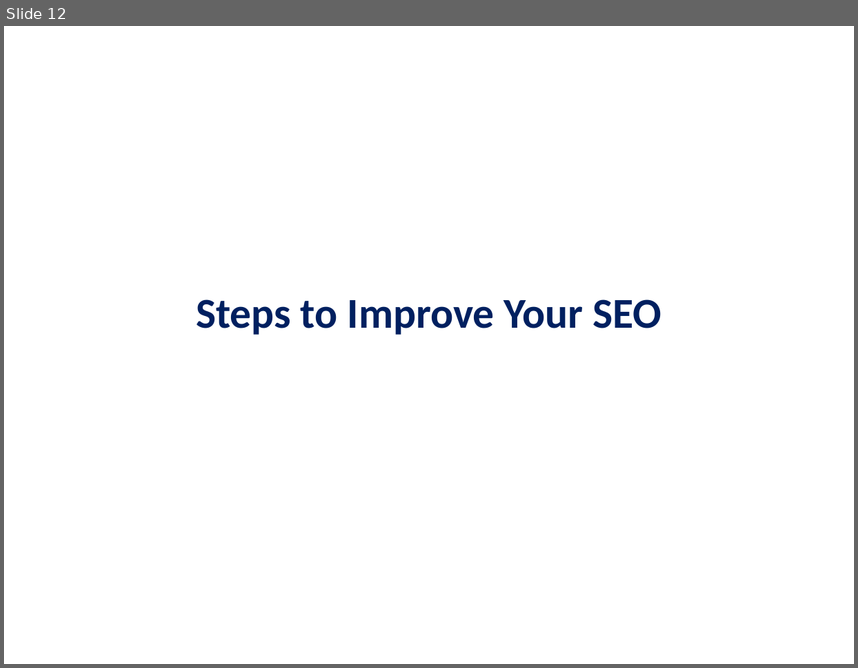
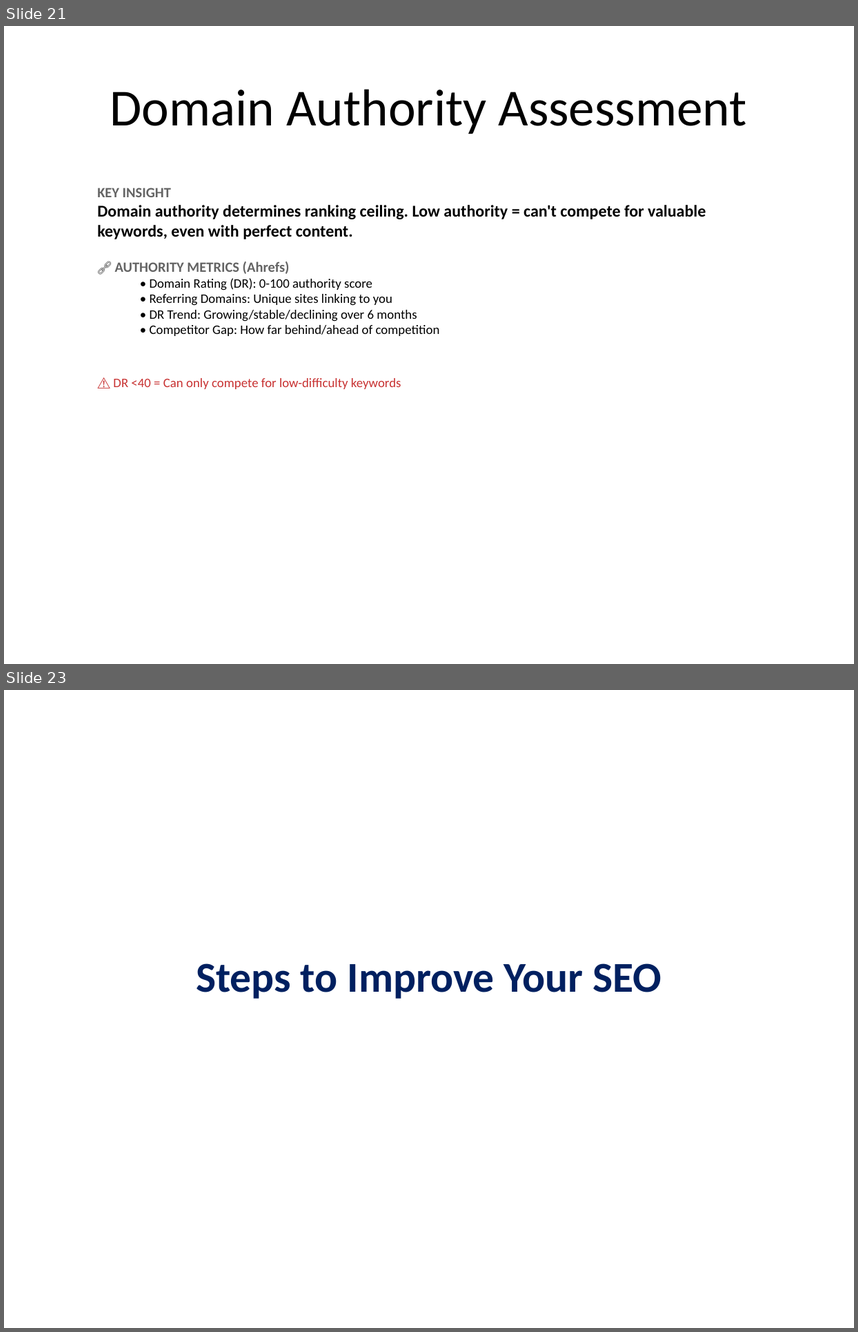
Before and after one commit to analytics-wq/seo-audit-automation, a slide deck: SEO_Strategy.pptx. Shown one above the other, each under a label of ours: slide 12 before the commit, slides 21 and 23 after it; the slides between them are not shown. The pictures are 858x668 and 858x1332 pixels, drawn with LibreOffice and Linux fonts; fonts in the diff are those of the drawing. Boxes give left, top, right and bottom in pixels: in the first picture for what was removed or moved away, otherwise in the second. Text is boxed around its words. In the diff, an @@ line names an element or a change of style, - is before the commit and + after.

```diff
--- a/SEO_Strategy.pptx
+++ b/SEO_Strategy.pptx
@@ slide 21 added at [4, 26, 854, 664], background #FFFFFF @@
@@ title added at [110, 89, 747, 134], 44 pt, text #000000 @@
+Domain Authority Assessment
@@ text added at [97, 187, 706, 389], 11 pt, text #000000 @@
+KEY INSIGHT
+Domain authority determines ranking ceiling. Low authority = can't compete for valuable keywords, even with perfect content.
+🔗 AUTHORITY METRICS (Ahrefs)
+  • Domain Rating (DR): 0-100 authority score
+  • Referring Domains: Unique sites linking to you
+  • DR Trend: Growing/stable/declining over 6 months
+  • Competitor Gap: How far behind/ahead of competition
+⚠️ DR <40 = Can only compete for low-difficulty keywords
@@ what was slide 12 is now slide 23 @@
```
Also in this commit, not shown: 1 slide changed, 11 other slides added, 1 other file.
